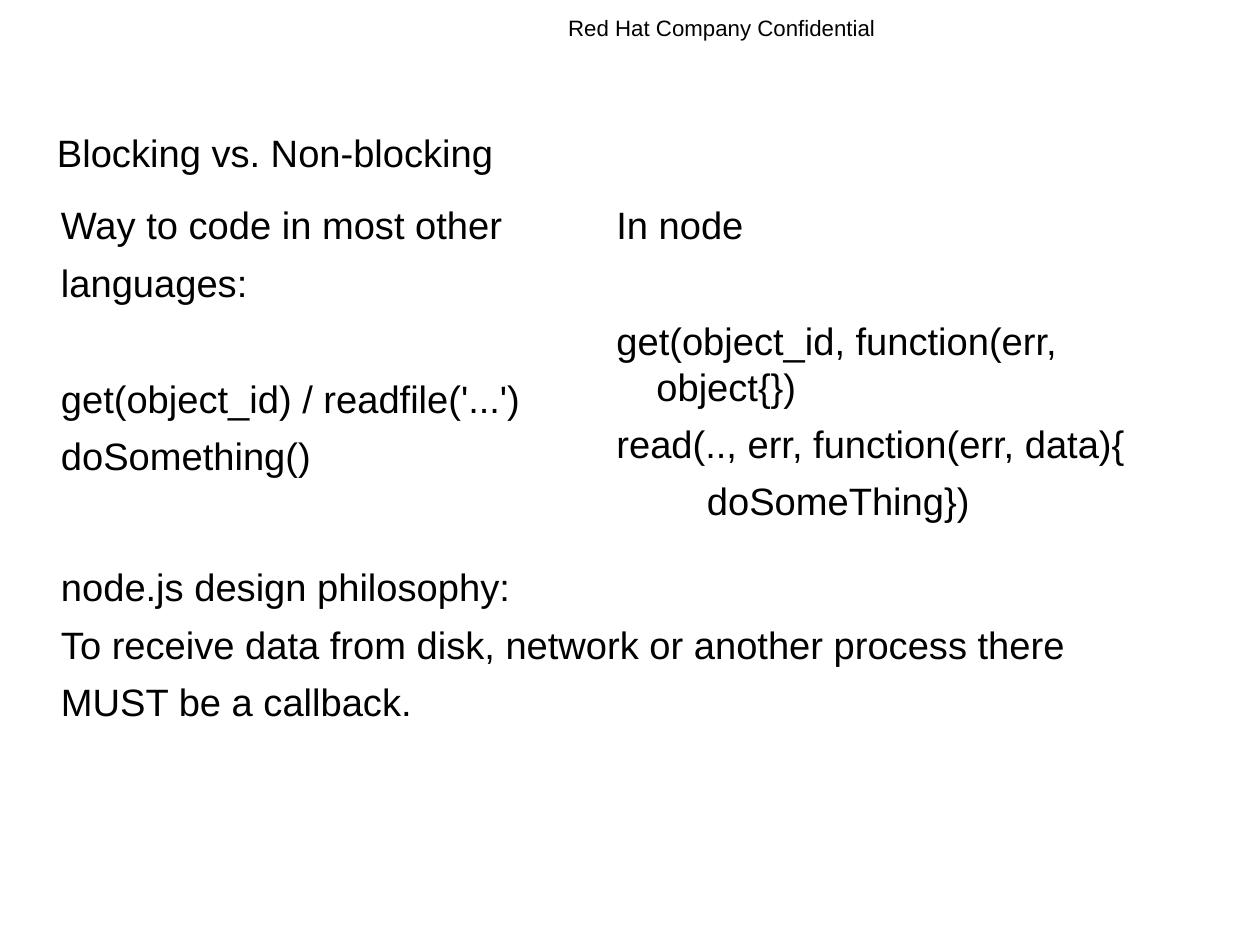
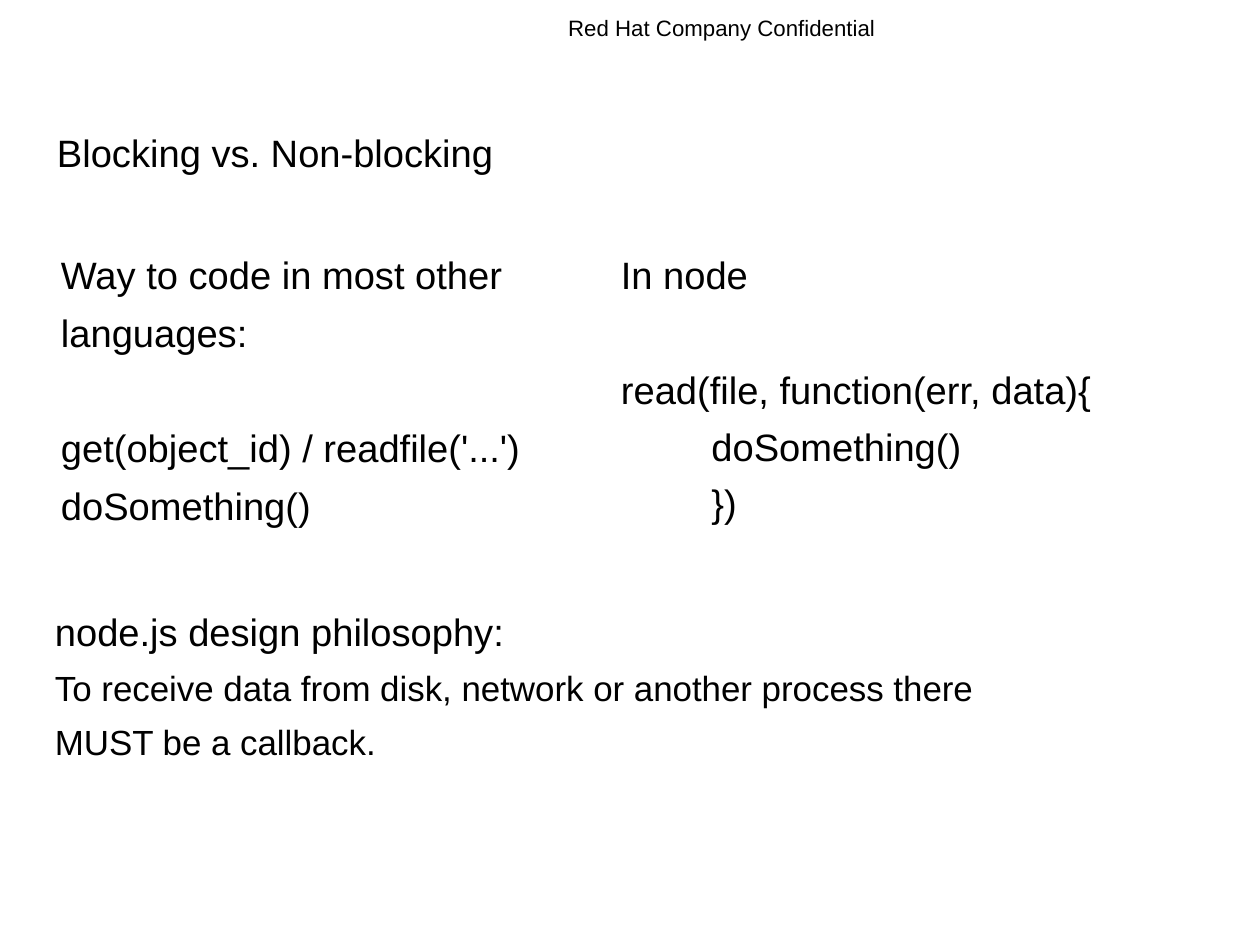
Before and after one commit to rhyw/node-trial, a slide deck: slide 15 of node-introduction.odp (slide 14 before the commit). Drawn at 1260x945 pixels with LibreOffice and Linux fonts; fonts in the diff are those of the drawing; background and template pictures are left out. Boxes give left, top, right and bottom in pixels: in the first picture for what was removed or moved away, otherwise in the second. Text is boxed around its words. In the diff, an @@ line names an element or a change of style, - is before the commit and + after.

```diff
--- a/node-introduction.odp
+++ b/node-introduction.odp
@@ text "Way to code in most ...": place and size @@
-text "Way to code in most ..." at <box>61,211,519,478</box>
+text "Way to code in most ..." at <box>61,261,519,528</box>
@@ text "In node": place and size @@
-text "In node" at <box>616,211,1125,523</box>
+text "In node" at <box>621,261,1090,469</box>
@@ text at <box>621,376,1090,469</box>: text changed @@
-get(object_id, function(err, object{})
-read(.., err, function(err, data){
-  doSomeThing})
+read(file, function(err, data){
+  doSomething()
+  })
@@ text "node.js design philosophy:": place and size @@
-text "node.js design philosophy:" at <box>61,573,1065,717</box>
+text "node.js design philosophy:" at <box>55,618,972,756</box>
@@ text at <box>55,675,972,756</box>: size 24 to 22 pt in "To receive data from disk, network or ...", "MUST be a callback." @@
```
Also in this commit, not shown: 13 other slides changed, 6 slides added, 1 slide removed.
